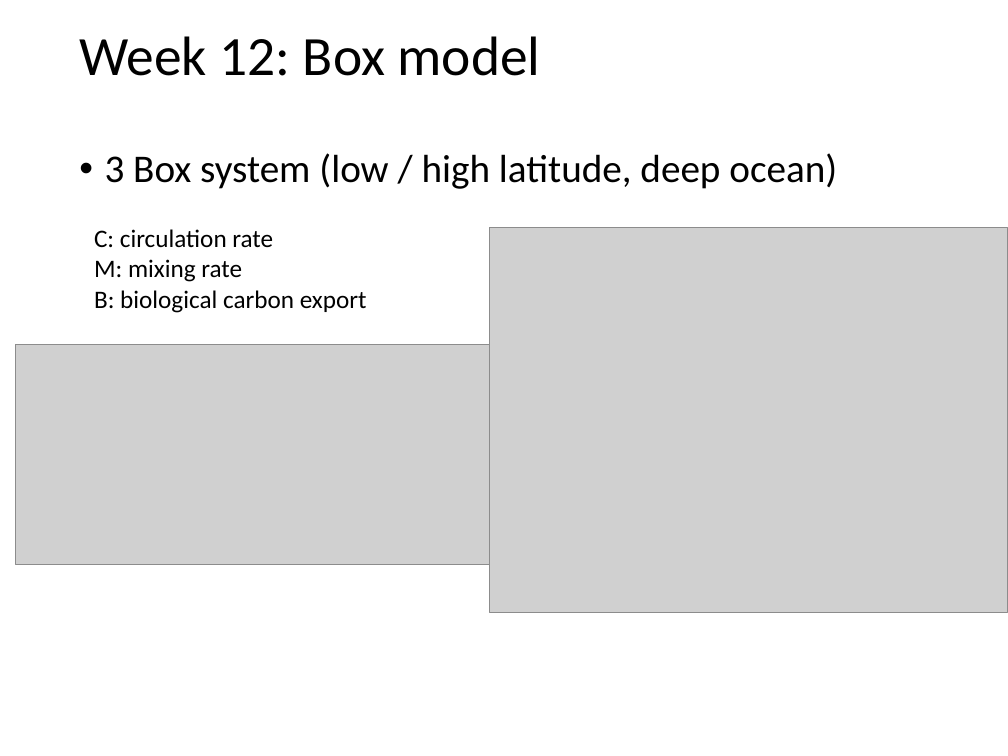
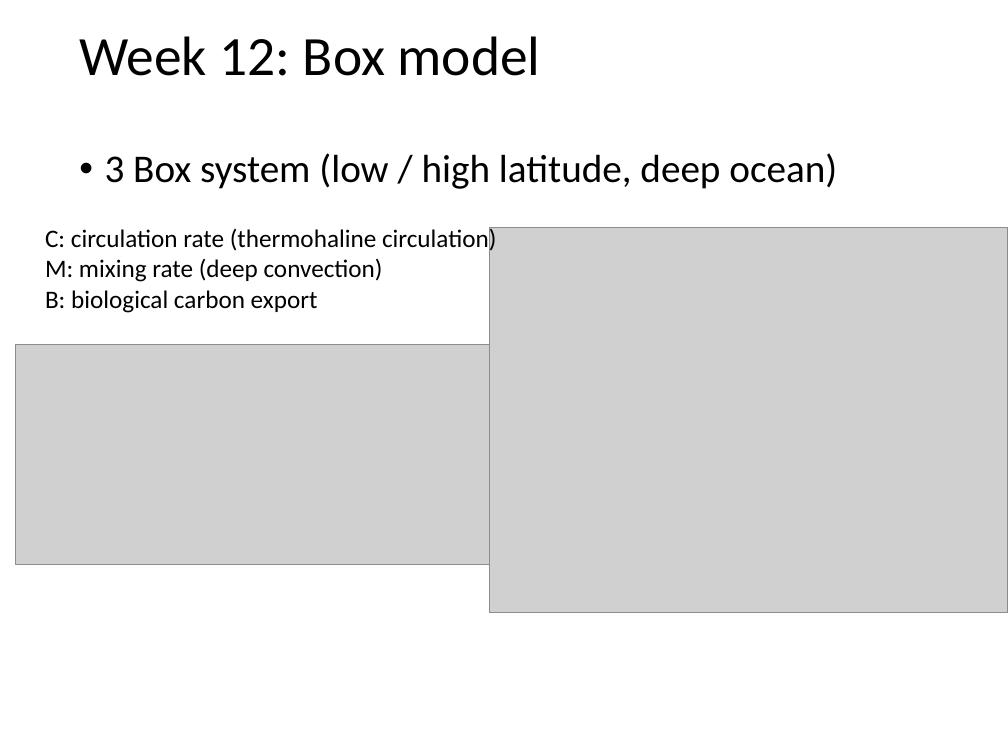
Before and after one commit to pengfeiliu371/EAS2655_S2023, a slide deck: slide 4 of slides/Week12.pptx. Drawn at 1008x756 pixels with LibreOffice and Linux fonts; fonts in the diff are those of the drawing; grey boxes stand for pictures. Boxes give left, top, right and bottom in pixels: in the first picture for what was removed or moved away, otherwise in the second. Text is boxed around its words. In the diff, an @@ line names an element or a change of style, - is before the commit and + after.

```diff
--- a/slides/Week12.pptx
+++ b/slides/Week12.pptx
@@ text "C: circulation rate (thermohaline circulation)": place and size @@
-text "C: circulation rate (thermohaline circulation)" at <box>94,229,367,313</box>
+text "C: circulation rate (thermohaline circulation)" at <box>45,227,496,313</box>
@@ text at <box>45,227,496,282</box>: text changed @@
-C: circulation rate
-M: mixing rate
+C: circulation rate (thermohaline circulation)
+M: mixing rate (deep convection)
```
